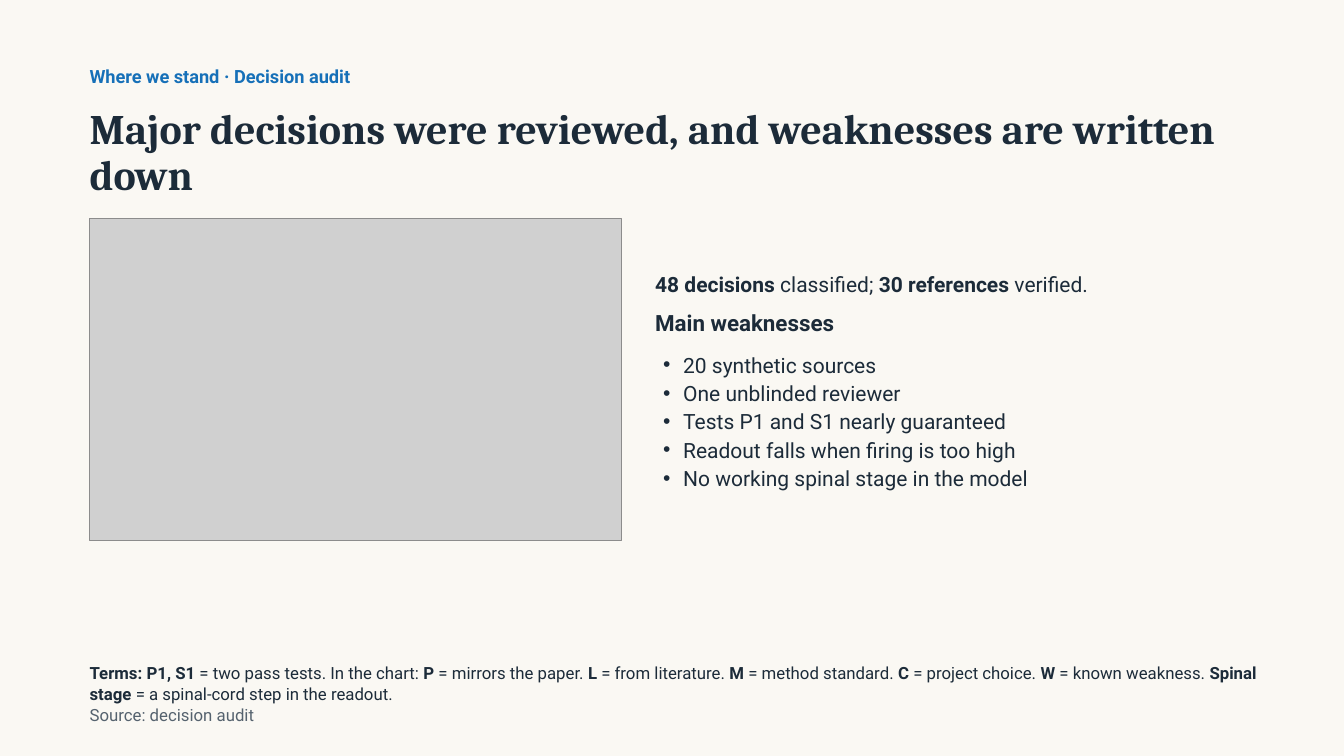
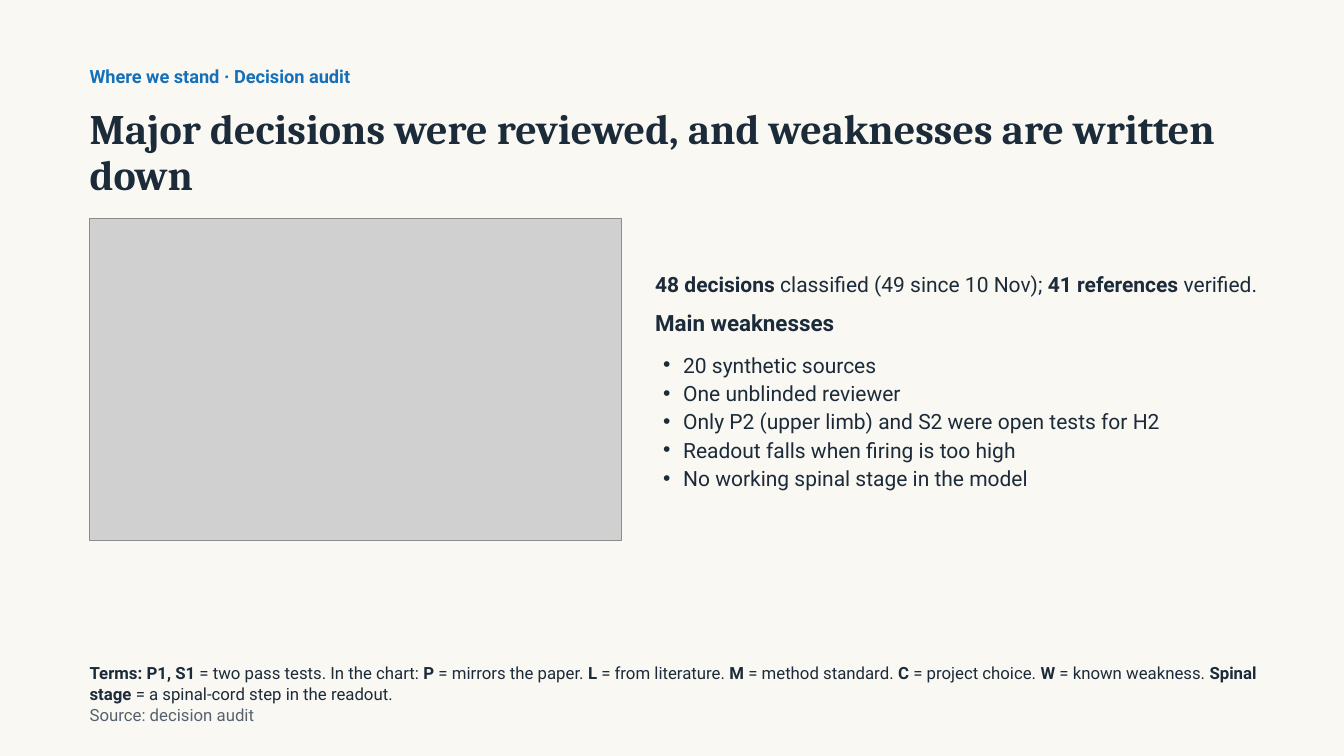
Before and after one commit to emrecandir9/TRDP, a slide deck: slide 78 of docs/TRDP Study Progress.pptx (slide 69 before the commit). Drawn at 1344x756 pixels with LibreOffice and Linux fonts; fonts in the diff are those of the drawing; grey boxes stand for pictures. Boxes give left, top, right and bottom in pixels: in the first picture for what was removed or moved away, otherwise in the second. Text is boxed around its words. In the diff, an @@ line names an element or a change of style, - is before the commit and + after.

Commit message:
Presentations updated to 12 November: Gate 2, review, freeze and the held-out result
Full deck: new section 7 (slides 66-74) and revised overview, status,
timeline, weak points and summary. Short version: pages 1-2 rebuilt and
pages 17-24 replaced. docs/README.md lists both as current.

```diff
--- a/docs/TRDP Study Progress.pptx
+++ b/docs/TRDP Study Progress.pptx
@@ text at (x1=655, y1=275, x2=1257, y2=297): text changed; bold off @@
-48 decisions classified; 30 references verified.
+48 decisions classified (49 since 10 Nov); 41 references verified.
@@ text at (x1=683, y1=412, x2=1160, y2=434): text changed @@
-• Tests P1 and S1 nearly guaranteed
+• Only P2 (upper limb) and S2 were open tests for H2
```
Also in this commit, not shown: 13 other slides changed, 9 slides added, 2 other files.
